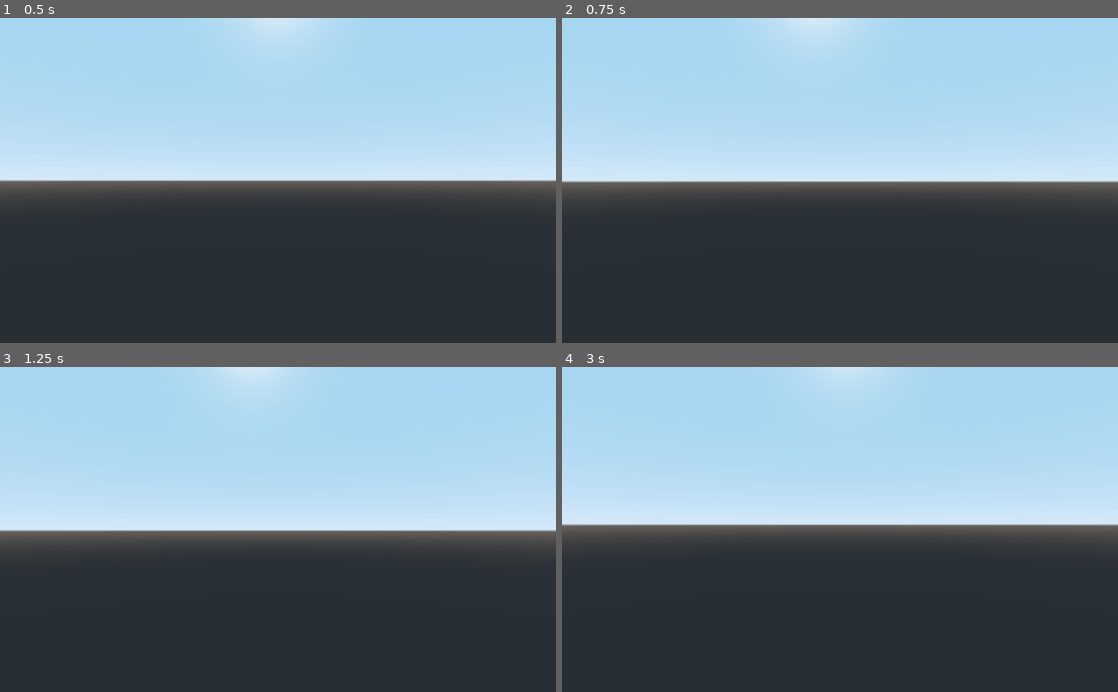
Above: before the commit, frames 1-4 (two rows, left to right).
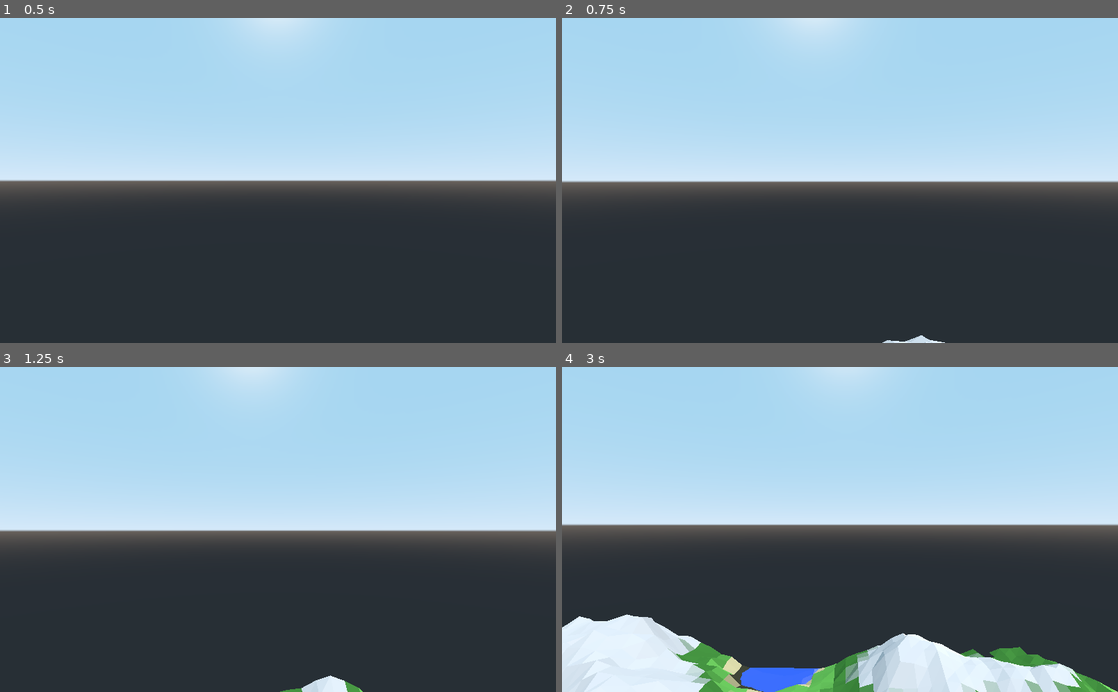
Above: after the commit, the same moments.

Repository: aacitelli/Birdwatch
Game: Godot game, scene res://Core/Main.tscn
Same seed, same stepped clock (60 frames per second), same inputs: the game is played once before the commit and once after it.
Inputs (mouse positions are in pixels of both pictures, inside the frame that each line leads up to):
- Up to frame 1 (0.5 s): no input
- Up to frame 2 (0.75 s): tap Enter at 0.5 s; move the mouse to (867, 180) at 0.52 s; hold W (move_forward) from 0.53 s (still down)
- Up to frame 3 (1.25 s): keep holding W (move_forward); tap Space (jump) at 0.77 s
- Up to frame 4 (3 s): keep holding W (move_forward); move the mouse to (812, 529) at 1.27 s; tap Space (jump) at 1.52 s; move the mouse to (851, 523) at 2.02 s; move the mouse to (834, 536) at 2.77 s

Frame 1 is identical in both runs. In frame 2, 0.1% of the frame differs, in the area x 57-69%, y 97-100%; in frame 3, 0.4%; in frame 4, 13%, in the area x 0-100%, y 76-100%.

Commit message:
Fixed weird behavior in chunk removal; Turns out my looping method had undefined behavior when I removed something from it, I guess?

Diff:
--- a/WorldGen/Chunk.gd
+++ b/WorldGen/Chunk.gd
@@ -10,6 +10,7 @@
 var z_grid
 var chunk_size
 var max_height
+var key
 
 var noise
 var should_remove
@@ -30,6 +31,7 @@
 	self.z_grid = z / chunk_size
 	self.chunk_size = chunk_size
 	self.max_height = max_height
+	self.key = Vector2(self.x_grid, self.z_grid)
 
 func _ready():
 
--- a/WorldGen/World.gd
+++ b/WorldGen/World.gd
@@ -3,7 +3,7 @@
 const chunk_size = 16
 
 # Having this too high then actually loading that many makes the game HELLA LAGGY
-const chunk_load_radius = 16
+const chunk_load_radius = 32
 
 var noise
 var counter = 0
@@ -54,11 +54,6 @@
 	if chunks.has(chunk_key) or unready_chunks.has(chunk_key):
 		return
 
-	# Only need to reset everything once per process call, not every time we run a thread
-	#if not thread.is_active():
-		#print("Yah.")
-		#var error = thread.start(self, "load_chunk", [thread, chunk_key.x, chunk_key.y])
-	print("Chunk " + str(chunk_key) + " doesn't exist yet. Calling load_chunk().")
 	chunks_loading_this_frame += 1
 	load_chunk([thread, chunk_key.x, chunk_key.y])
 	unready_chunks[chunk_key] = 1
@@ -181,29 +176,22 @@
 	for chunk in chunks.values():
 		chunk.should_remove = true
 
-	print("Flagged " + str(chunks.size()) + " chunks as needing removal.")
-
 	# Iterate through every chunk in our list, setting the flag if it's within range
 	# More efficient than iterating row by row through n^2 elements, especially if most won't be loaded
-	var num_valid_chunks = 0
 	for chunk in chunks.values():
 		if Vector2(chunk.x_grid, chunk.z_grid).distance_to(Vector2(p_x, p_z)) <= chunk_load_radius:
-			num_valid_chunks += 1
 			chunk.should_remove = false
 
-	print("Flagged " + str(num_valid_chunks) + " as good.")
-
-	# TODO: Figure out why this doesn't work with just one loop???????????? Like wtf?
 	# Remove anything that doesn't have that flag set
-	var num_chunks_removed_this_frame = 0
-	for i in range(max_chunks_removed):
-		for key in chunks:
-			var chunk = chunks[key]
-			if chunk.should_remove:
-				num_chunks_removed_this_frame += 1
-				chunk.call_deferred("free") # .queue_free()
-				chunks.erase(key)
-	print("num_chunks_removed_this_frame: " + str(num_chunks_removed_this_frame))
+	#for i in range(max_chunks_removed):
+
+	# TODO: Figure out why I need to run this loop more than once? I have no clue why, without wrapping this in another loop, this only ever removes one thing per process call.
+	var iterations = 0
+	for chunk in chunks.values():
+		if chunk.should_remove:
+			chunk.call_deferred("free") # .queue_free()
+			chunks.erase(chunk.key)
+	print("Iterations: " + str(iterations))
 
 # Master function that takes noise in range [-1, 1] and spits out its exact height in the world. Located here for SpoC
 func noise_to_height(noise):
